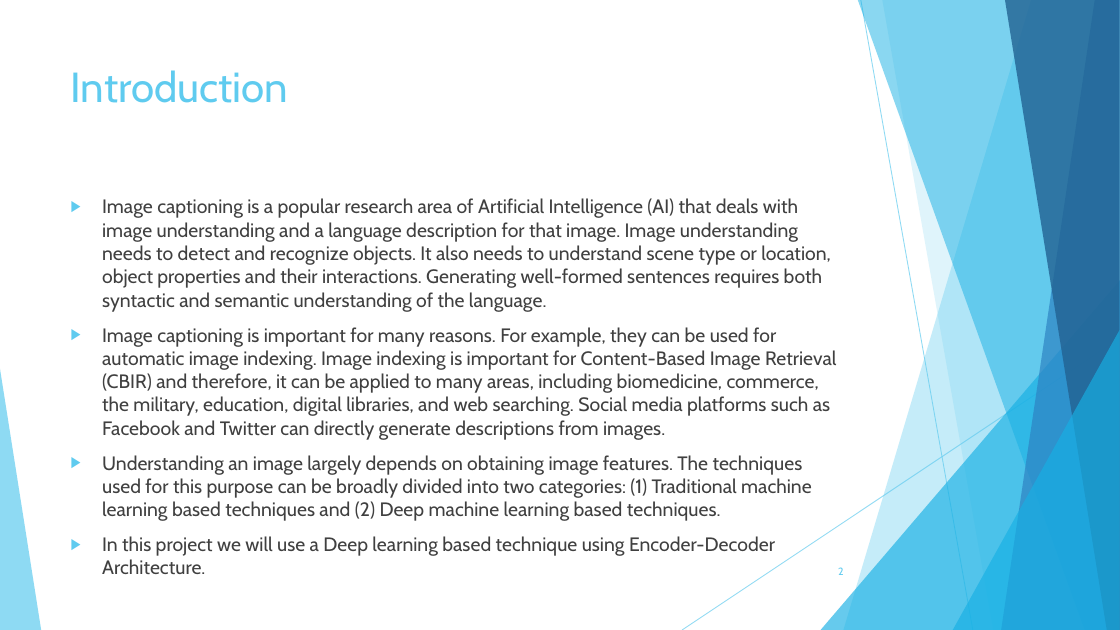
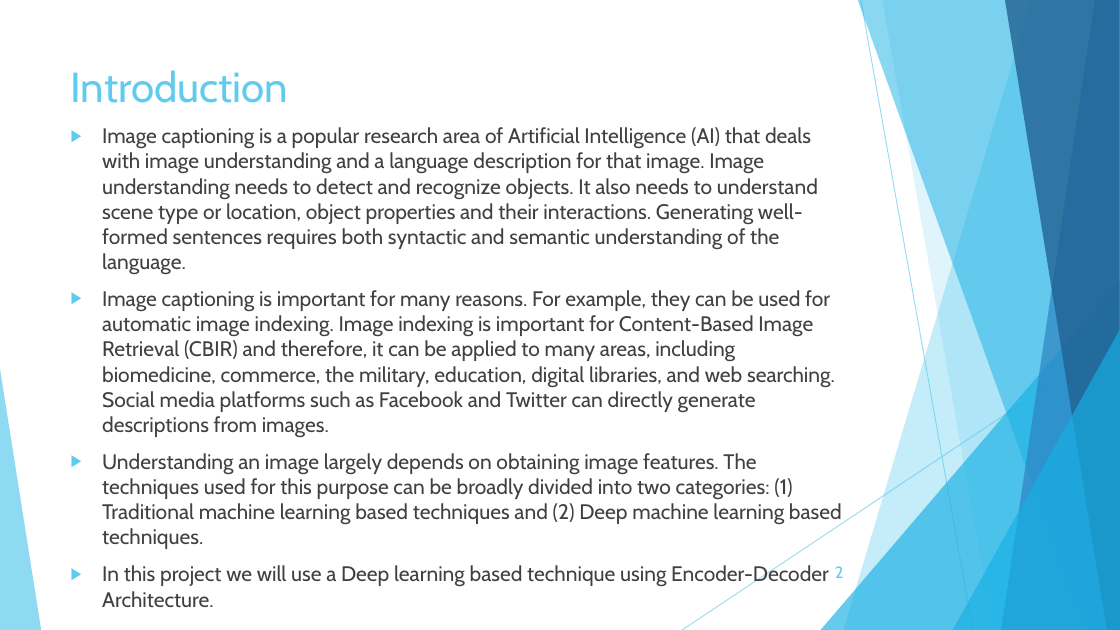
Before and after one commit to rvNine/caption1, a slide deck: slide 2 of caption_report.pptx. Drawn at 1120x630 pixels with LibreOffice and Linux fonts; fonts in the diff are those of the drawing. Boxes give left, top, right and bottom in pixels: in the first picture for what was removed or moved away, otherwise in the second. Text is boxed around its words. In the diff, an @@ line names an element or a change of style, - is before the commit and + after.

```diff
--- a/caption_report.pptx
+++ b/caption_report.pptx
@@ text "Image captioning is a popular ...": place and size @@
-text "Image captioning is a popular ..." at <box>102,198,836,574</box>
+text "Image captioning is a popular ..." at <box>102,127,842,607</box>
@@ text "Image captioning is a popular ..." at <box>102,127,842,607</box>: size 16.6 to 18 pt @@
@@ page number at <box>835,566,844,578</box>: size 9 to 14 pt @@
```
Also in this commit, not shown: 4 other slides changed, 5 slides added, 2 other files.
